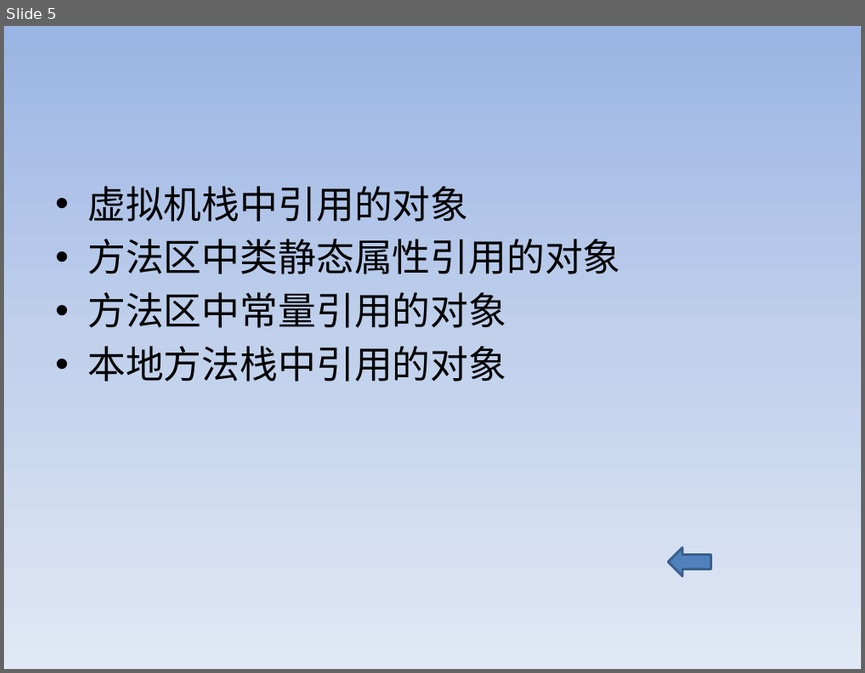
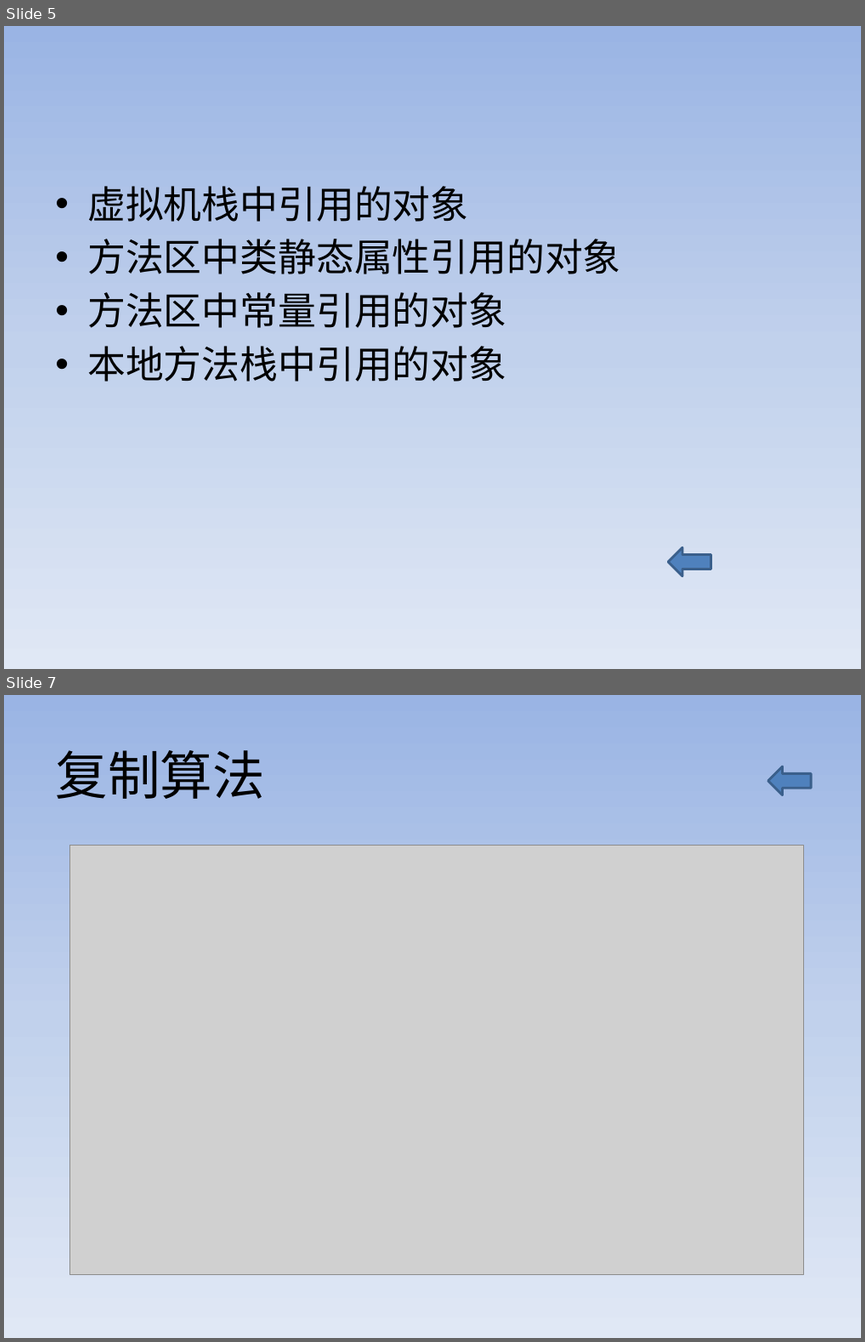
Before and after one commit to Aissue/myLearn, a slide deck: aboutGC/src/files/GC.pptx. Shown one above the other, each under a label of ours: slide 5 before the commit, slides 5 and 7 after it; the slides between them are not shown. The pictures are 865x673 and 865x1342 pixels, drawn with LibreOffice and Linux fonts; fonts in the diff are those of the drawing; grey boxes stand for pictures. Boxes give left, top, right and bottom in pixels: in the first picture for what was removed or moved away, otherwise in the second. Text is boxed around its words. In the diff, an @@ line names an element or a change of style, - is before the commit and + after.

```diff
--- a/aboutGC/src/files/GC.pptx
+++ b/aboutGC/src/files/GC.pptx
@@ slide 7 added at box(4, 695, 861, 1338), background gradient #9AB5E4 to #C2D1ED to #E1E8F5 @@
@@ title added at box(55, 750, 264, 799), 44 pt, text #000000 @@
+复制算法
@@ left arrow added at box(768, 766, 812, 794), fill #4F81BD, outline #3A5F8C 2 pt @@
@@ picture added at box(70, 845, 803, 1274) @@
```
Also in this commit, not shown: 1 slide changed, 2 other slides added, 1 other file.
